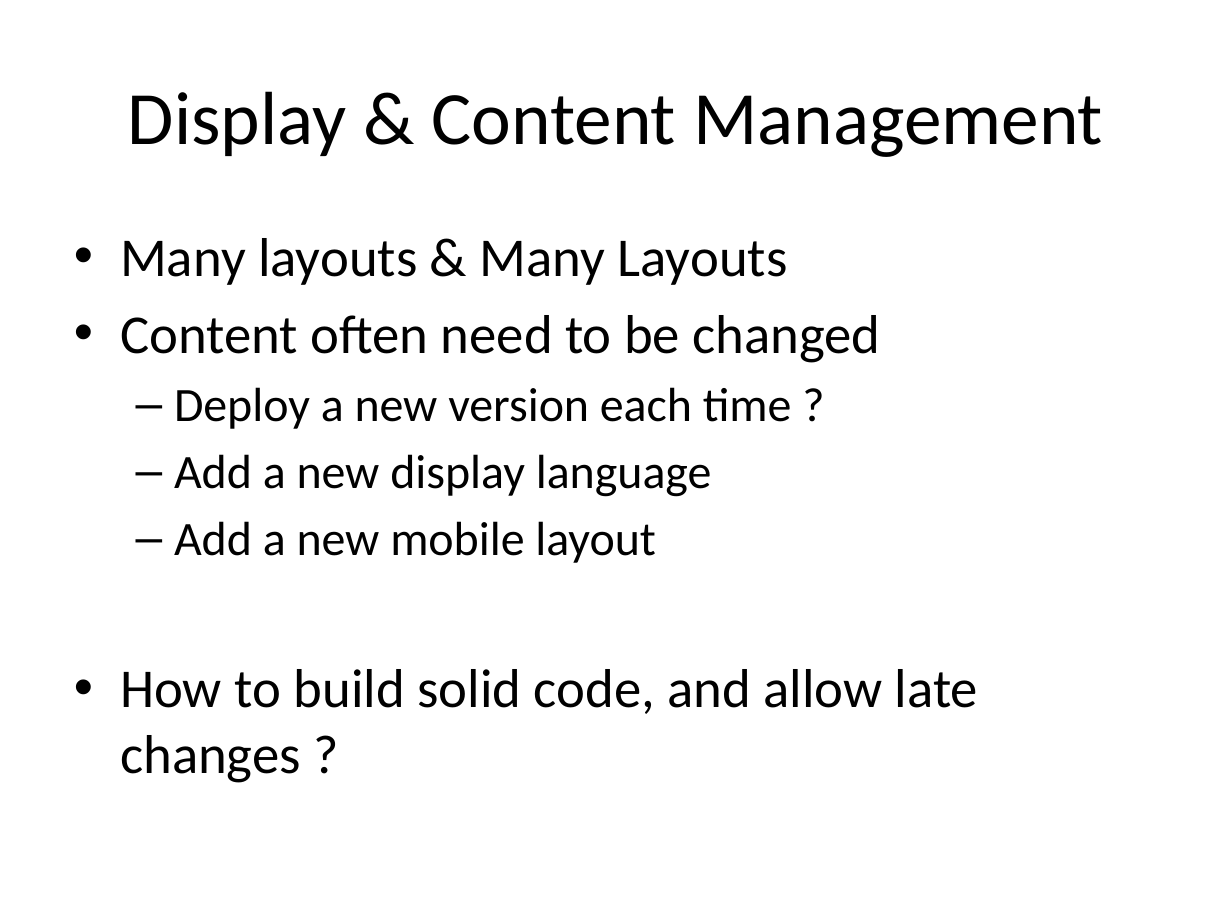
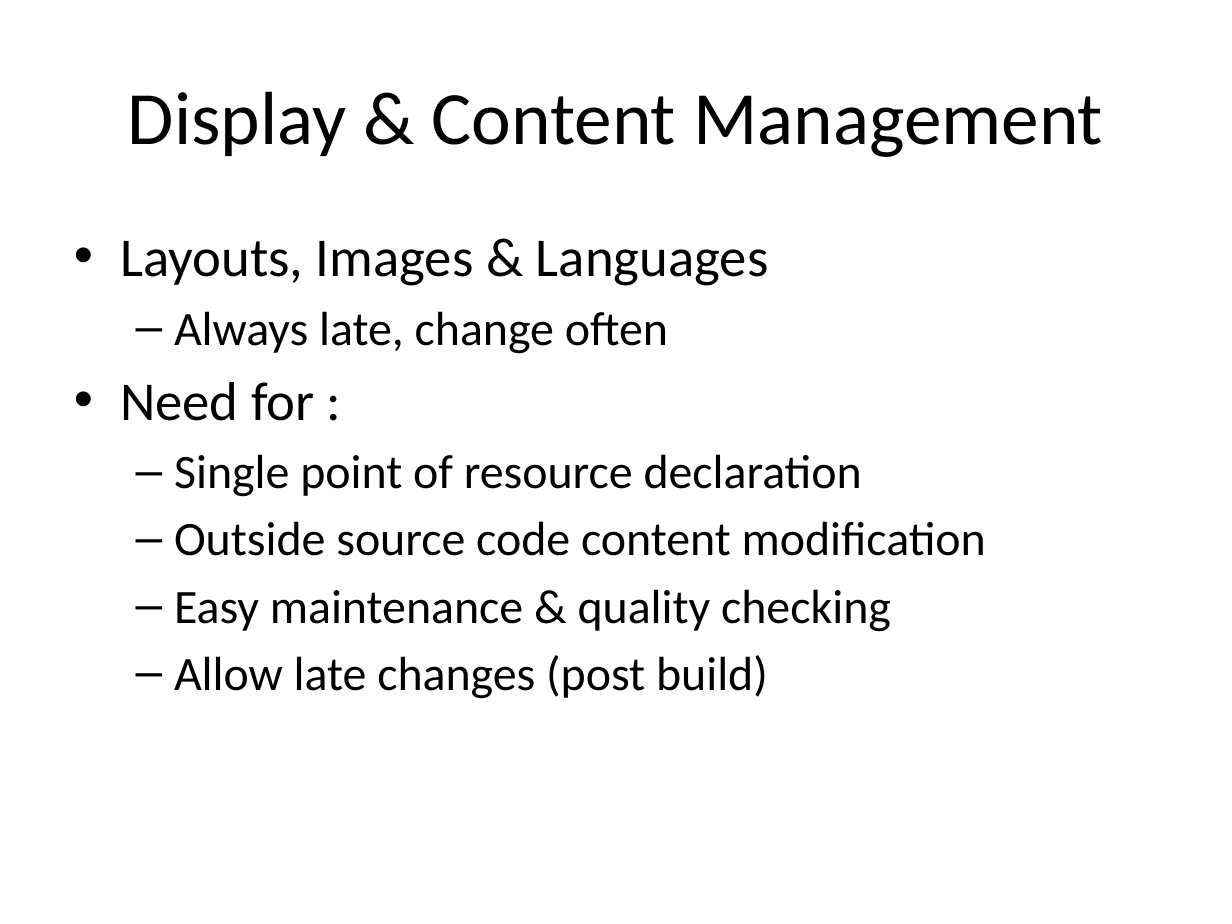
Before and after one commit to dbaeli/ez18n, a slide deck: slide 4 of ez18n-slides/javaone-2012/ez18n_javaone2012.pptx (slide 6 before the commit). Drawn at 1232x924 pixels with LibreOffice and Linux fonts; fonts in the diff are those of the drawing; background and template pictures are left out. Boxes give left, top, right and bottom in pixels: in the first picture for what was removed or moved away, otherwise in the second. Text is boxed around its words. In the diff, an @@ line names an element or a change of style, - is before the commit and + after.

```diff
--- a/ez18n-slides/javaone-2012/ez18n_javaone2012.pptx
+++ b/ez18n-slides/javaone-2012/ez18n_javaone2012.pptx
@@ text at box(120, 241, 986, 699): text changed; size 32 to 28 pt @@
-• Many layouts & Many Layouts
-• Content often need to be changed
-  – Deploy a new version each time ?
-  – Add a new display language
-  – Add a new mobile layout
-• How to build solid code, and allow late changes ?
+• Layouts, Images & Languages
+  – Always late, change often
+• Need for :
+  – Single point of resource declaration
+  – Outside source code content modification
+  – Easy maintenance & quality checking
+  – Allow late changes (post build)
```
Also in this commit, not shown: 5 other slides changed, 2 slides removed.
